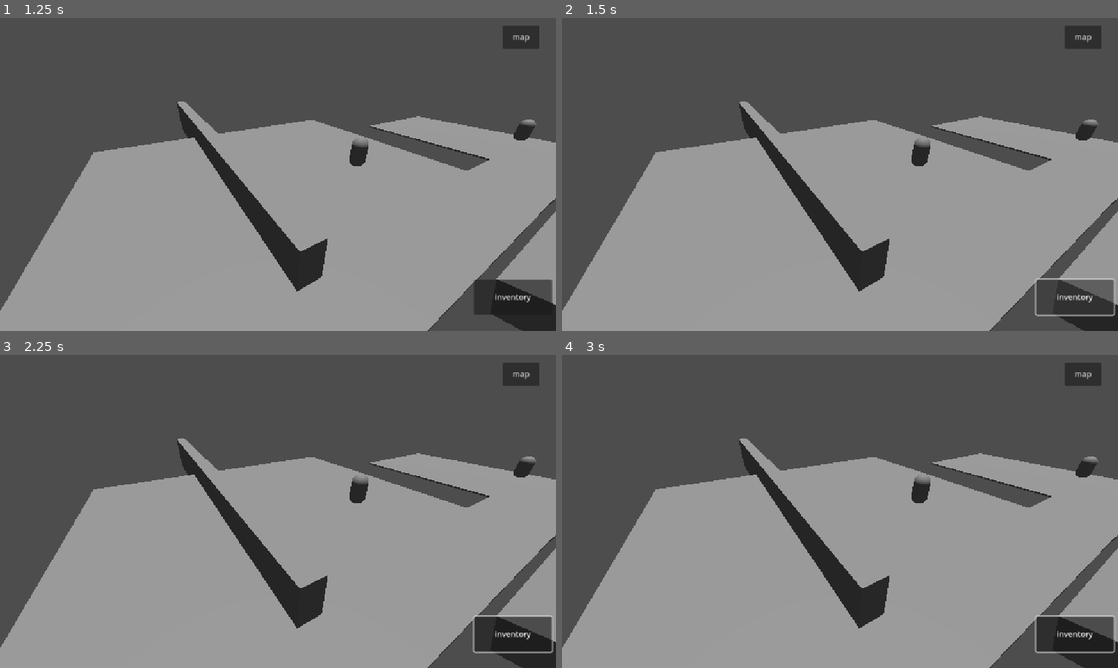
Above: before the commit, frames 1-4 (two rows, left to right).
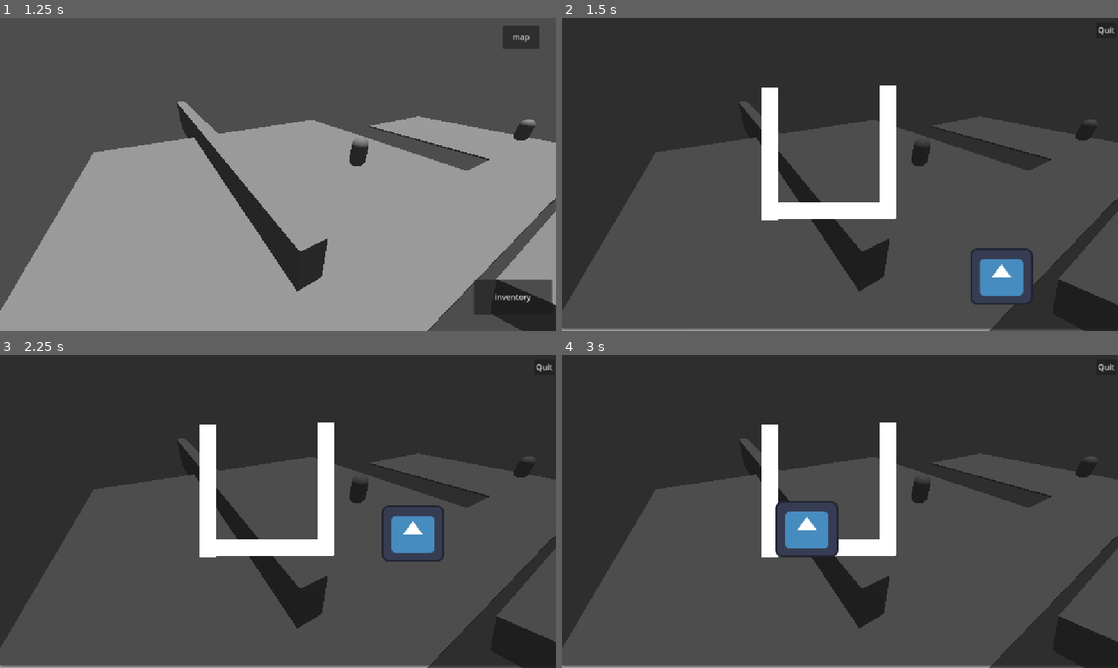
Above: after the commit, the same moments.

Repository: MateoChicano/Journey-starts-here
Game: Godot game, scene res://scenes/Menus/title_screen.tscn
The game is run twice, just before and just after one commit, with the same random seed, the same clock (stepped at 60 frames per second) and the same inputs. The engine's default icon, where the game draws it, is replaced by a stand-in: a white triangle on a blue panel in a dark square.
Inputs (mouse positions are in pixels of both pictures, inside the frame that each line leads up to):
- Up to frame 1 (1.25 s): click "Play" at 0.5 s
- Up to frame 2 (1.5 s): click "inventory" at 1.25 s
- Up to frame 3 (2.25 s): tap Enter at 2 s; move the mouse to (400, 495) at 2.02 s; click (400, 495) at 2.1 s
- Up to frame 4 (3 s): tap Space at 2.75 s; move the mouse to (728, 527) at 2.77 s; click (728, 527) at 2.85 s

Frame 1 is identical in both runs. In frame 2, 95% of the frame differs, in the area x 0-100%, y 0-100%; in frame 3, 95%; in frame 4, 95%.

Commit message:
implement inventaire (inachevé)

Diff:
--- a/journey-start-here/project.godot
+++ b/journey-start-here/project.godot
@@ -45,6 +45,10 @@
 "events": [Object(InputEventKey,"resource_local_to_scene":false,"resource_name":"","device":0,"window_id":0,"alt_presse …(194 unchanged characters)…
 ]
 }
+hold_left_click={
+"deadzone": 0.2,
+"events": []
+}
 
 [layer_names]
 
--- a/journey-start-here/scenes/Items/item_box.tscn
+++ b/journey-start-here/scenes/Items/item_box.tscn
@@ -5,6 +5,8 @@
 [sub_resource type="RectangleShape2D" id="RectangleShape2D_t1wcy"]
 
 [node name="item_box" type="RigidBody2D"]
+collision_layer = 2
+collision_mask = 0
 script = ExtResource("1_ifcx2")
 
 [node name="Sprite2D" type="Sprite2D" parent="."]
--- /dev/null
+++ b/journey-start-here/scenes/Items/item_logo.tscn
@@ -0,0 +1,21 @@
+[gd_scene load_steps=4 format=3 uid="uid://bb3rxocbddhb6"]
+
+[ext_resource type="Script" uid="uid://b8m80rco5kvc5" path="res://scripts/Menus/item.gd" id="1_chhuj"]
+[ext_resource type="Texture2D" uid="uid://btihyk2ahjblk" path="res://icon.svg" id="2_pa8qr"]
+
+[sub_resource type="RectangleShape2D" id="RectangleShape2D_t1wcy"]
+
+[node name="item_box" type="RigidBody2D"]
+collision_layer = 2
+collision_mask = 2
+script = ExtResource("1_chhuj")
+
+[node name="Sprite2D" type="Sprite2D" parent="."]
+scale = Vector2(0.163639, 0.146847)
+texture = ExtResource("2_pa8qr")
+
+[node name="box_collision" type="CollisionShape2D" parent="."]
+shape = SubResource("RectangleShape2D_t1wcy")
+
+[connection signal="mouse_entered" from="." to="." method="mouse_in_body"]
+[connection signal="mouse_exited" from="." to="." method="mouse_off_body"]
--- /dev/null
+++ b/journey-start-here/scenes/Items/logo_godot.tscn
@@ -0,0 +1,3 @@
+[gd_scene format=3 uid="uid://bcnvipyjgqj73"]
+
+[node name="LogoGodot" type="Node2D"]
--- a/journey-start-here/scenes/Menus/hud.tscn
+++ b/journey-start-here/scenes/Menus/hud.tscn
@@ -71,6 +71,11 @@
 size_flags_vertical = 0
 text = "  X  "
 
+[node name="Control" type="Control" parent="."]
+anchors_preset = 0
+offset_right = 40.0
+offset_bottom = 40.0
+
 [connection signal="pressed" from="inventory toggle" to="." method="on_inventory_pressed"]
 [connection signal="pressed" from="map toggle" to="." method="on_map_pressed"]
 [connection signal="pressed" from="menu container/quit_menu" to="." method="_on_quit_menu_pressed"]
--- a/journey-start-here/scenes/Menus/inventory.tscn
+++ b/journey-start-here/scenes/Menus/inventory.tscn
@@ -1,11 +1,18 @@
-[gd_scene load_steps=4 format=3 uid="uid://c2aa0j51ystr4"]
+[gd_scene load_steps=8 format=3 uid="uid://c2aa0j51ystr4"]
 
 [ext_resource type="Script" uid="uid://srxawdv3rggp" path="res://scripts/Menus/Hud/inventory.gd" id="1_ay0u5"]
+[ext_resource type="PackedScene" uid="uid://bb3rxocbddhb6" path="res://scenes/Items/item_logo.tscn" id="2_ieqw4"]
+[ext_resource type="Script" uid="uid://boldcrjm0mk8d" path="res://scripts/Menus/mouse_area.gd" id="3_ovyma"]
 
 [sub_resource type="QuadMesh" id="QuadMesh_me4au"]
 
 [sub_resource type="RectangleShape2D" id="RectangleShape2D_ay0u5"]
 size = Vector2(2, 2)
+
+[sub_resource type="RectangleShape2D" id="RectangleShape2D_ieqw4"]
+size = Vector2(1708, 49)
+
+[sub_resource type="RectangleShape2D" id="RectangleShape2D_eh1mf"]
 
 [node name="Inventory" type="Control"]
 process_mode = 3
@@ -25,44 +32,6 @@
 offset_bottom = 649.0
 pivot_offset = Vector2(-973, 432)
 
-[node name="StaticBody2D" type="StaticBody2D" parent="inventory_container"]
-position = Vector2(599, 518)
-scale = Vector2(137.546, 17.614)
-
-[node name="MeshInstance2D" type="MeshInstance2D" parent="inventory_container/StaticBody2D"]
-position = Vector2(-2.98023e-08, -2.98023e-08)
-scale = Vector2(2, 2)
-mesh = SubResource("QuadMesh_me4au")
-
-[node name="CollisionShape2D" type="CollisionShape2D" parent="inventory_container/StaticBody2D"]
-shape = SubResource("RectangleShape2D_ay0u5")
-
-[node name="StaticBody2D2" type="StaticBody2D" parent="inventory_container"]
-position = Vector2(477, 400)
-rotation = -1.57079
-scale = Vector2(137.546, 17.614)
-
-[node name="MeshInstance2D" type="MeshInstance2D" parent="inventory_container/StaticBody2D2"]
-position = Vector2(-2.98023e-08, -2.98023e-08)
-scale = Vector2(2, 2)
-mesh = SubResource("QuadMesh_me4au")
-
-[node name="CollisionShape2D" type="CollisionShape2D" parent="inventory_container/StaticBody2D2"]
-shape = SubResource("RectangleShape2D_ay0u5")
-
-[node name="StaticBody2D3" type="StaticBody2D" parent="inventory_container"]
-position = Vector2(722, 396)
-rotation = -1.57079
-scale = Vector2(137.546, 17.614)
-
-[node name="MeshInstance2D" type="MeshInstance2D" parent="inventory_container/StaticBody2D3"]
-position = Vector2(-2.98023e-08, -2.98023e-08)
-scale = Vector2(2, 2)
-mesh = SubResource("QuadMesh_me4au")
-
-[node name="CollisionShape2D" type="CollisionShape2D" parent="inventory_container/StaticBody2D3"]
-shape = SubResource("RectangleShape2D_ay0u5")
-
 [node name="quit_button" type="Button" parent="inventory_container"]
 layout_mode = 0
 offset_left = 1106.0
@@ -71,4 +40,73 @@
 offset_bottom = 46.0
 text = "Quit"
 
+[node name="Box_coll" type="Node2D" parent="inventory_container"]
+position = Vector2(547, 273)
+
+[node name="Container" type="StaticBody2D" parent="inventory_container/Box_coll"]
+collision_mask = 0
+
+[node name="StaticBody2D" type="StaticBody2D" parent="inventory_container/Box_coll/Container"]
+position = Vector2(5, 131)
+scale = Vector2(137.546, 17.614)
+
+[node name="MeshInstance2D" type="MeshInstance2D" parent="inventory_container/Box_coll/Container/StaticBody2D"]
+position = Vector2(-2.98023e-08, -2.98023e-08)
+scale = Vector2(2, 2)
+mesh = SubResource("QuadMesh_me4au")
+
+[node name="CollisionShape2D" type="CollisionShape2D" parent="inventory_container/Box_coll/Container/StaticBody2D"]
+shape = SubResource("RectangleShape2D_ay0u5")
+
+[node name="StaticBody2D2" type="StaticBody2D" parent="inventory_container/Box_coll/Container"]
+position = Vector2(-117, 13)
+rotation = -1.57079
+scale = Vector2(137.546, 17.614)
+
+[node name="MeshInstance2D" type="MeshInstance2D" parent="inventory_container/Box_coll/Container/StaticBody2D2"]
+position = Vector2(-2.98023e-08, -2.98023e-08)
+scale = Vector2(2, 2)
+mesh = SubResource("QuadMesh_me4au")
+
+[node name="CollisionShape2D" type="CollisionShape2D" parent="inventory_container/Box_coll/Container/StaticBody2D2"]
+shape = SubResource("RectangleShape2D_ay0u5")
+
+[node name="StaticBody2D3" type="StaticBody2D" parent="inventory_container/Box_coll/Container"]
+position = Vector2(128, 9)
+rotation = -1.57079
+scale = Vector2(137.546, 17.614)
+
+[node name="MeshInstance2D" type="MeshInstance2D" parent="inventory_container/Box_coll/Container/StaticBody2D3"]
+position = Vector2(-2.98023e-08, -2.98023e-08)
+scale = Vector2(2, 2)
+mesh = SubResource("QuadMesh_me4au")
+
+[node name="CollisionShape2D" type="CollisionShape2D" parent="inventory_container/Box_coll/Container/StaticBody2D3"]
+shape = SubResource("RectangleShape2D_ay0u5")
+
+[node name="ground" type="CollisionShape2D" parent="inventory_container/Box_coll/Container"]
+position = Vector2(36, 402)
+shape = SubResource("RectangleShape2D_ieqw4")
+
+[node name="item_box" parent="inventory_container/Box_coll/Container" instance=ExtResource("2_ieqw4")]
+position = Vector2(244, -6)
+collision_mask = 3
+
+[node name="Sprite2D" parent="inventory_container/Box_coll/Container/item_box" index="0"]
+scale = Vector2(1.01544, 0.911242)
+
+[node name="box_collision" parent="inventory_container/Box_coll/Container/item_box" index="1"]
+scale = Vector2(6.20539, 6.20539)
+
+[node name="mouse_area" type="Area2D" parent="."]
+collision_layer = 2
+collision_mask = 0
+script = ExtResource("3_ovyma")
+
+[node name="CollisionShape2D" type="CollisionShape2D" parent="mouse_area"]
+shape = SubResource("RectangleShape2D_eh1mf")
+
 [connection signal="pressed" from="inventory_container/quit_button" to="." method="_on_quit_pressed"]
+[connection signal="area_entered" from="mouse_area" to="mouse_area" method="_on_area_entered"]
+
+[editable path="inventory_container/Box_coll/Container/item_box"]
--- a/journey-start-here/scripts/Characters/player.gd
+++ b/journey-start-here/scripts/Characters/player.gd
@@ -10,6 +10,7 @@
 var instance_hud : hud = HUD.instantiate()
 var cam : Camera3D
 var npc_trigger_entered : bool = false
+var skip_rayQuery : bool = false
 
 @onready var navAgent := $NavigationAgent3D
 @export var speed : int = 4
@@ -35,13 +36,12 @@
 			camTrans.global_position = camOrigin.global_position
 			camTrans.make_current()
 
-			var transPos : Tween = create_tween()
-			var transRot : Tween = create_tween()
+			var transition : Tween = create_tween()
 
-			transPos.tween_property(camTrans, "global_position", cam.global_position, TWEEN_DURATION)
-			transRot.tween_property(camTrans, "rotation", cam.rotation, TWEEN_DURATION)
+			transition.tween_property(camTrans, "global_position", cam.global_position, TWEEN_DURATION)
+			transition.parallel().tween_property(camTrans, "rotation", cam.rotation, TWEEN_DURATION)
 
-			transRot.tween_callback(Callable(cam, "make_current"));
+			transition.tween_callback(Callable(cam, "make_current"));
 		else :
 			cam.make_current()
 
@@ -55,6 +55,8 @@
 #Input
 func _input(_event:InputEvent) -> void:
 	if Input.is_action_just_pressed("left_click") :
+		if skip_rayQuery :
+			return
 
 		var mousePos : Vector2 = get_viewport().get_mouse_position()
 		var from : Vector3 = cam.project_ray_origin(mousePos)
@@ -69,22 +71,24 @@
 		var collider : Node3D = ray.collider
 		if collider is npc :
 			if npc_trigger_entered :
-				skip_movemvent()
+				self.skip_movement()
 				interactWith(collider)
 			else :
 				navAgent.set_target_position(ray.position)
-
 
 		if collider.get_parent().get_parent() is NavigationRegion3D :
 				navAgent.set_target_position(ray.position)
 
 	if Input.is_action_just_pressed("escape") :
-		if instance_hud.contain_menu.visible :
+		if instance_hud.contain_menu.visible:
 			instance_hud.contain_menu.hide()
 		else :
-			get_tree().paused = true
-			self.add_child(instance_pause)
-			instance_pause = pause_menu.instantiate()
+			if self.get_child_count() == 7 and self.get_child(6).visible :
+				self.get_child(6).hide()
+			else :
+				get_tree().paused = true
+				self.add_child(instance_pause)
+				instance_pause = pause_menu.instantiate()
 
 #Fonctions définies
 func moveToPoint(delta : float) -> void :
@@ -100,5 +104,5 @@
 	if target is npc :
 		target.displayDialog()
 
-func skip_movemvent() -> void :
+func skip_movement() -> void :
 	return
--- a/journey-start-here/scripts/Menus/Hud/inventory.gd
+++ b/journey-start-here/scripts/Menus/Hud/inventory.gd
@@ -1,5 +1,6 @@
 class_name Inventory extends Control
 
+@onready var player : Player = get_tree().get_first_node_in_group("Player")
 
 # Called when the node enters the scene tree for the first time.
 func _ready() -> void:
@@ -9,9 +10,10 @@
 func _on_quit_pressed() -> void:
 	get_tree().paused = false
 	self.hide()
+	player.get_child(5).show()
 
 
 func _input(_event:InputEvent) -> void:
 	if Input.is_action_just_pressed("escape") :
+		player.get_child(5).show()
 		get_tree().paused = false
-		self.hide()
--- a/journey-start-here/scripts/Menus/hud.gd
+++ b/journey-start-here/scripts/Menus/hud.gd
@@ -9,14 +9,15 @@
 var instance_inv : Inventory = inventory.instantiate()
 
 func _ready() -> void :
+	player.add_child(instance_inv)
 	contain_menu.hide()
 	menu_gen.show()
+	player.get_child(6).hide()
 
 func on_inventory_pressed() -> void:
+	self.hide()
 	get_tree().paused = true
 	instance_inv.show()
-
-
 
 func on_map_pressed() -> void:
 	if !contain_menu.visible :
--- a/journey-start-here/scripts/Menus/item.gd
+++ b/journey-start-here/scripts/Menus/item.gd
@@ -3,11 +3,45 @@
 @export var item_name : String
 @export var item_description : String
 
-# Called when the node enters the scene tree for the first time.
-func _ready() -> void:
-	pass # Replace with function body.
+var mouse_left_down: bool = false
+var mouse_force : float = 15
+var mouse_position : Vector2
+var previous_pos : Vector2
+var is_body_entered : bool
 
 
-# Called every frame. 'delta' is the elapsed time since the previous frame.
-func _process(delta: float) -> void:
-	pass
+func _input( event:InputEvent ) -> void:
+	if event is InputEventMouseButton:
+		if event.button_index == 1 and event.is_pressed():
+			mouse_left_down = true
+			# previous_pos = get_viewport().get_mouse_position()
+			# print("pos prec:", previous_pos)
+			self.gravity_scale = 0
+			self.linear_velocity.x = 0
+			self.linear_velocity.y = 0
+
+
+
+
+
+		elif event.button_index == 1 and not event.is_pressed():
+			mouse_left_down = false
+			# self.linear_velocity = previous_pos - self.global_position
+			# print("force", self.linear_velocity)
+			self.gravity_scale = 1.0
+
+
+
+func _physics_process(delta: float) -> void:
+	if mouse_left_down :
+		mouse_position = get_viewport().get_mouse_position()
+		self.global_position = self.global_position.lerp(mouse_position, mouse_force * delta)
+		# print("new pos :", self.global_position)
+
+func mouse_in_body() -> void :
+		is_body_entered = true
+		print("entered")
+
+func mouse_off_body() -> void:
+		is_body_entered = false
+		print("exited")
--- /dev/null
+++ b/journey-start-here/scripts/Menus/mouse_area.gd
@@ -0,0 +1,10 @@
+class_name mouse_area extends Area2D
+
+
+# Called every frame. 'delta' is the elapsed time since the previous frame.
+# func _physics_process(_delta: float) -> void:
+	# self.global_position = get_viewport().get_mouse_position()
+
+
+func _on_area_entered(_area:Area2D) -> void:
+	print("entered")
--- a/journey-start-here/scripts/Menus/pause_menu.gd
+++ b/journey-start-here/scripts/Menus/pause_menu.gd
@@ -4,12 +4,12 @@
 
 func _input(_event:InputEvent) -> void:
 	if Input.is_action_just_pressed("escape") :
-		quit_menu.call_deferred()
+		quit_menu()
+		print("pressed")
 
 func _on_pressed() -> void:
-	get_tree().paused = false
-	self.quit_menu.call_deferred()
+	quit_menu()
 
 func quit_menu() -> void :
 	get_tree().paused = false
-	self.queue_free()
+	call_deferred("queue_free")
--- a/journey-start-here/scripts/Menus/ui_element.gd
+++ b/journey-start-here/scripts/Menus/ui_element.gd
@@ -7,7 +7,8 @@
 	self.mouse_exited.connect(off_ui)
 
 func hover_ui() -> void:
-	player.skip_movemvent()
+	player.skip_rayQuery = true
+
 
 func off_ui() -> void:
-	player.skip_movemvent()
+	player.skip_rayQuery = false
Not shown, added: journey-start-here/scripts/Menus/mouse_area.gd.uid
